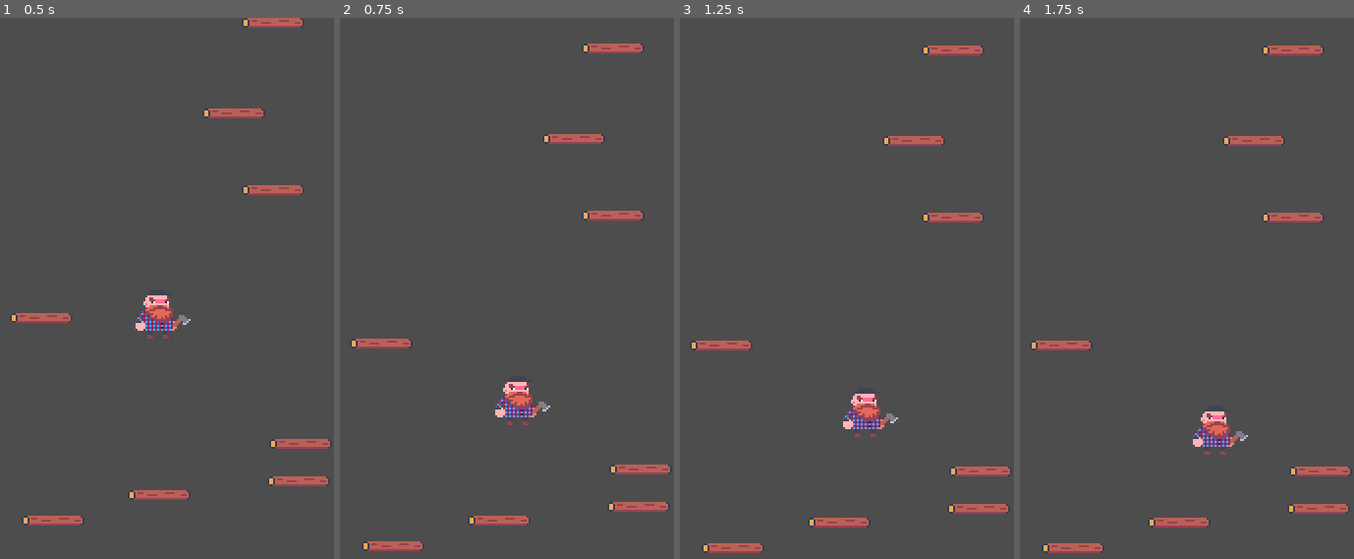
Above: before the commit, frames 1-4 (left to right).
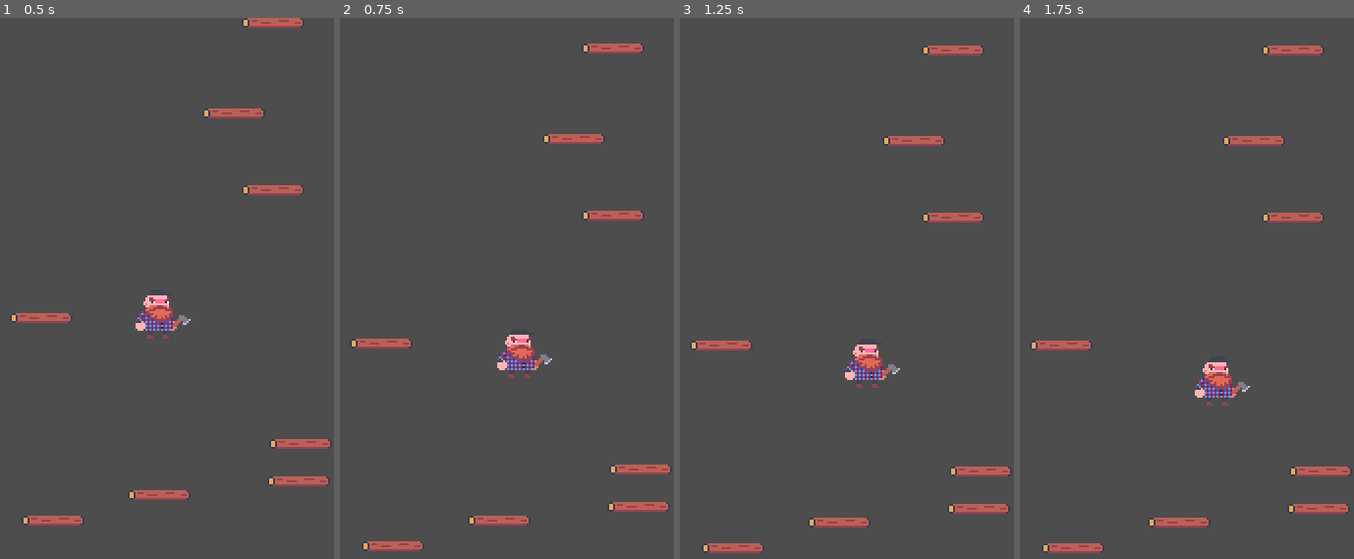
Above: after the commit, the same moments.

Repository: FelixJons/LumberJump
Game: Godot game, scene res://world/world.tscn
The game is run twice, just before and just after one commit, with the same random seed, the same clock (stepped at 60 frames per second) and the same inputs.
Inputs:
- Up to frame 1 (0.5 s): no input
- Up to frame 2 (0.75 s): tap Enter (ui_accept) at 0.5, 0.6 s; hold Right (ui_right) from 0.53 s (still down)
- Up to frame 3 (1.25 s): keep holding Right (ui_right); tap Enter (ui_accept) at 0.77, 1.07 s
- Up to frame 4 (1.75 s): keep holding Right (ui_right); tap Enter (ui_accept) at 1.35, 1.52 s

Frame 1 is identical in both runs. In frame 2, 1.4% of the frame differs, in the area x 46-64%, y 58-76%; in frame 3, 1.4%; in frame 4, 1.4%.

Commit message:
Refactored lennart.gd

Diff:
--- a/lennart/lennart.gd
+++ b/lennart/lennart.gd
@@ -2,46 +2,49 @@
 
 signal player_jumped
 signal player_traveled_spawn_distance
-signal player_moving_upwards
 
-const Speed = 100.0
+const HORIZONTAL_SPEED = 100.0
+const DECELERATION = 100.0
 const JUMP_VELOCITY = -400
 
 var _gravity = ProjectSettings.get_setting("physics/2d/default_gravity")
+
+# Formula for maximum height of a projectile above its launch position.
+# Depends only on the vertical component of the initial velocity, i.e. the
+# y component.
 @onready var jump_height = 0.5 * JUMP_VELOCITY * JUMP_VELOCITY / _gravity
 
 func _physics_process(delta: float) -> void:
+	# Apply gravity to the player when player is in the air.
 	if not is_on_floor():
 		velocity.y += _gravity * delta
 
+	# Apply an impulse (sort of) to the player to make it jump when it touches
+	# the floor.
 	if is_on_floor():
 		velocity.y = JUMP_VELOCITY
 		emit_signal("player_jumped", jump_height)
 
+	# Debug function to reset the player in the middle of the screen.
 	if Input.is_action_just_pressed("ui_accept"):
-		velocity = Vector2(0,0)
-		position = get_viewport_center_position()
-
-	position.x = wrapf(position.x, 0, 180)
-
-	if velocity.y < 0:
-		pass
+		reset()
 
 	horizontal_move()
 	move_and_slide()
 
 func horizontal_move() -> void:
 	var horizontal_direction = Input.get_axis("ui_left", "ui_right")
+	# If the input vector is non-zero, set the horizontal speed with the input
+	# direction.
 	if horizontal_direction != 0:
-		velocity.x = horizontal_direction * Speed
+		velocity.x = horizontal_direction * HORIZONTAL_SPEED
+	# Else decelerate the x component of the velocity vector to 0.
 	else:
-		velocity.x = move_toward(velocity.x, 0, Speed)
+		velocity.x = move_toward(velocity.x, 0, DECELERATION)
+	# Handles player positioning when going outside the screen horizontally.
+	position.x = wrapf(position.x, 0, 180)
 
-func get_viewport_center_position() -> Vector2:
-	var viewport = get_viewport()
-	var viewport_center_position = viewport.get_visible_rect().size / 2
-
-	# This gets the overwritten window size values!
-	#print(viewport.get_visible_rect().size)
-
-	return viewport_center_position
+func reset() -> void:
+	velocity = Vector2(0,0)
+	var camera_position = get_viewport().get_camera_2d().global_position
+	position = camera_position
--- a/platforms/platform_spawner.gd
+++ b/platforms/platform_spawner.gd
@@ -56,6 +56,5 @@
 func get_platform_sprite_size() -> Vector2i:
 	var platform = platform_scene.instantiate()
 	_platform_sprite_size = platform.get_node("Sprite2D").texture.get_size()
-	# Research difference between .free() and queue_free()
 	platform.queue_free()
 	return _platform_sprite_size
